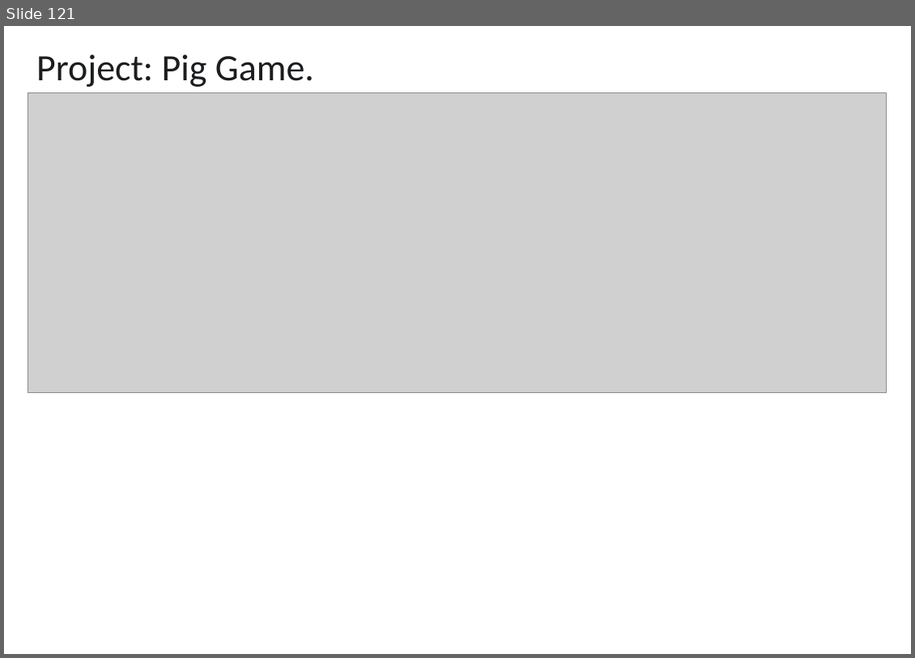
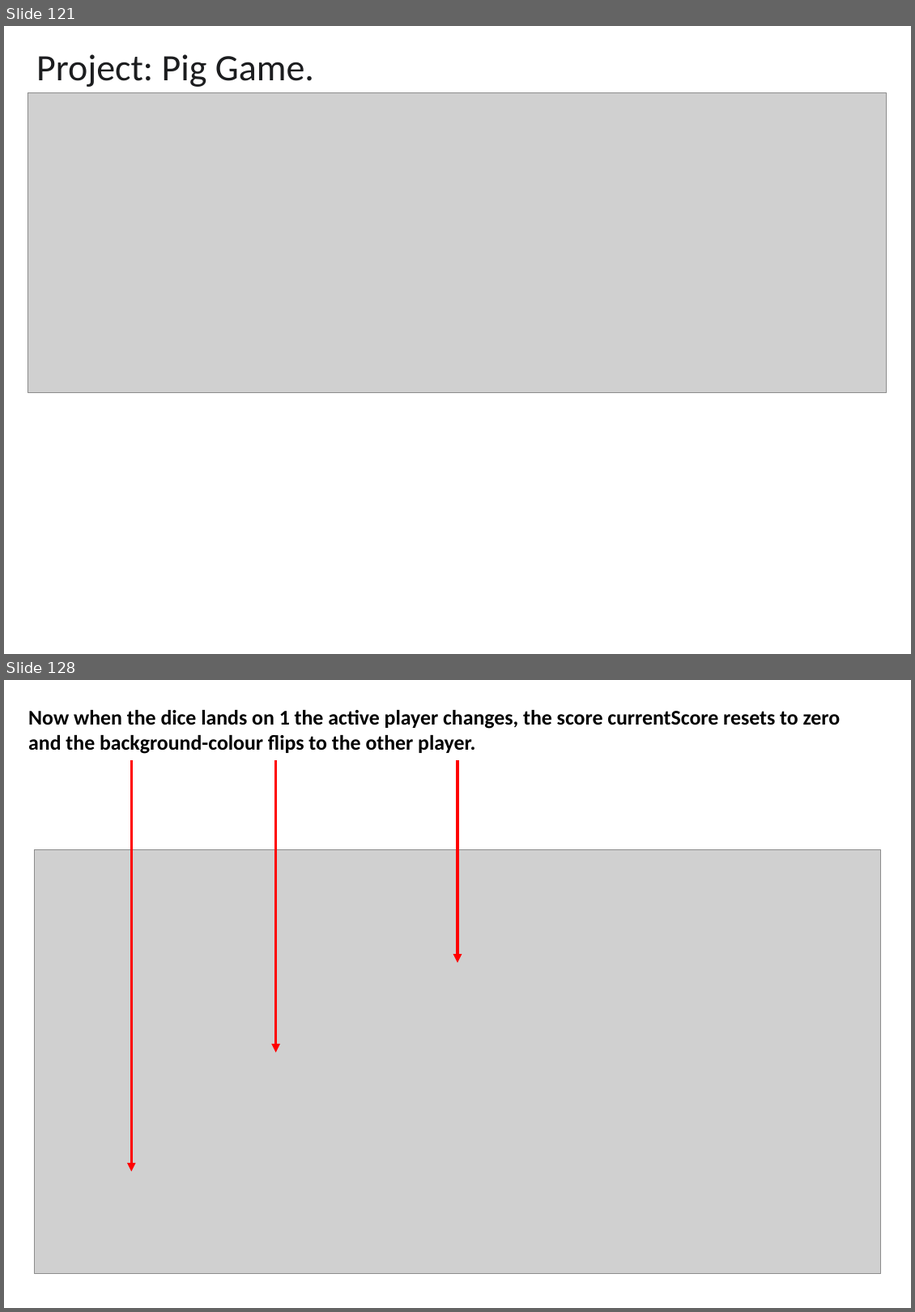
Before and after one commit to EL-EL-BCN/Complete-Javascript-Course, a slide deck: complete-javascript-course.pptx. Shown one above the other, each under a label of ours: slide 121 before the commit, slides 121 and 128 after it; the slides between them are not shown. The pictures are 915x658 and 915x1312 pixels, drawn with LibreOffice and Linux fonts; fonts in the diff are those of the drawing; grey boxes stand for pictures. Boxes give left, top, right and bottom in pixels: in the first picture for what was removed or moved away, otherwise in the second. Text is boxed around its words. In the diff, an @@ line names an element or a change of style, - is before the commit and + after.

```diff
--- a/complete-javascript-course.pptx
+++ b/complete-javascript-course.pptx
@@ slide 128 added at box(4, 680, 911, 1308), background #FFFFFF @@
@@ text added at box(28, 710, 841, 754), 18 pt, text #000000, bold @@
+Now when the dice lands on 1 the active player changes, the score currentScore resets to zero and the background-colour flips to the other player.
@@ arrow added from (131, 760) to (131, 1172), #FF0000 2.5 pt @@
@@ arrow added from (276, 760) to (276, 1053), #FF0000 2.5 pt @@
@@ arrow added from (458, 760) to (458, 964), #FF0000 2.5 pt @@
@@ picture added at box(34, 849, 881, 1273) @@
```
Also in this commit, not shown: 25 other slides added, 1 slide removed, 2 other files.
